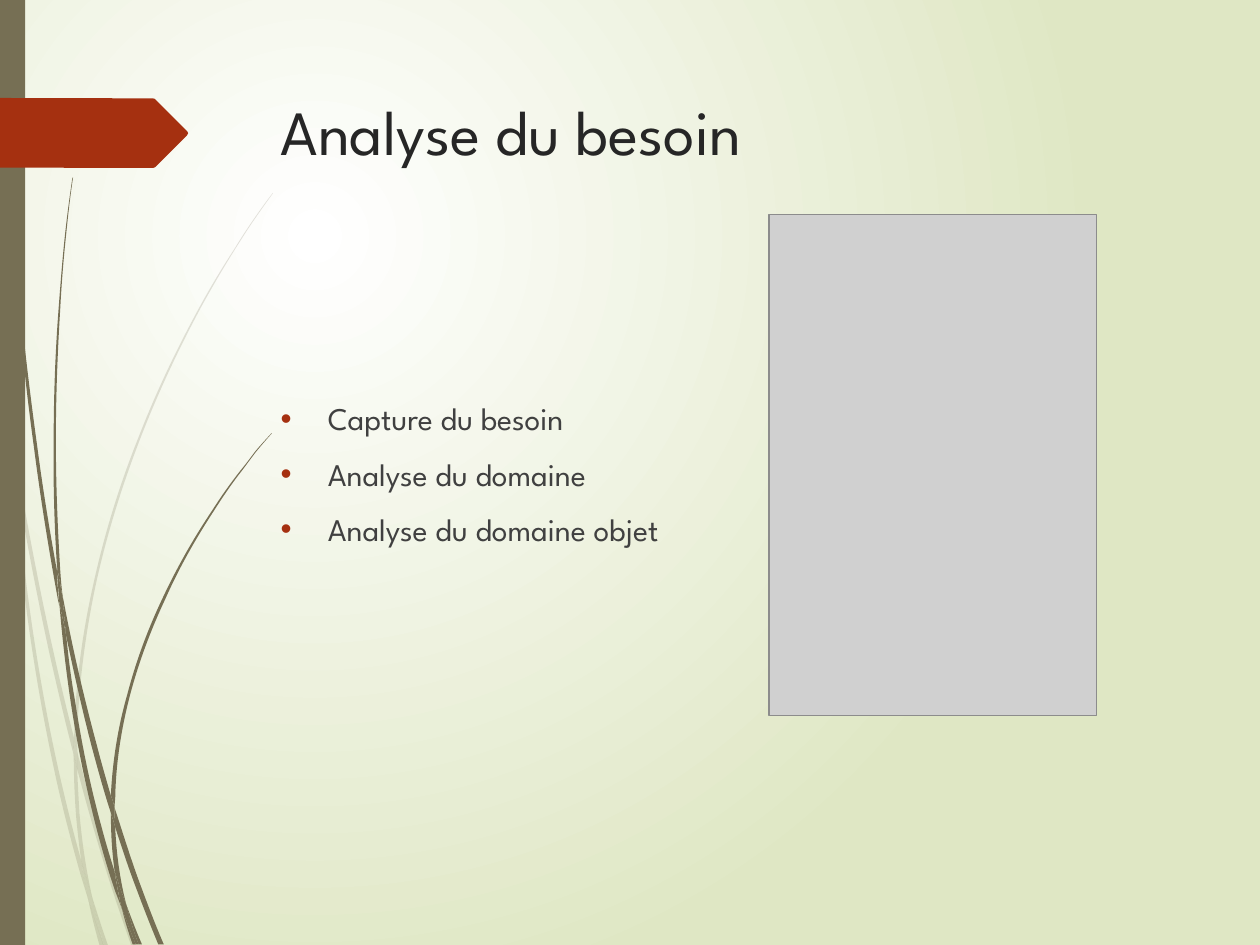
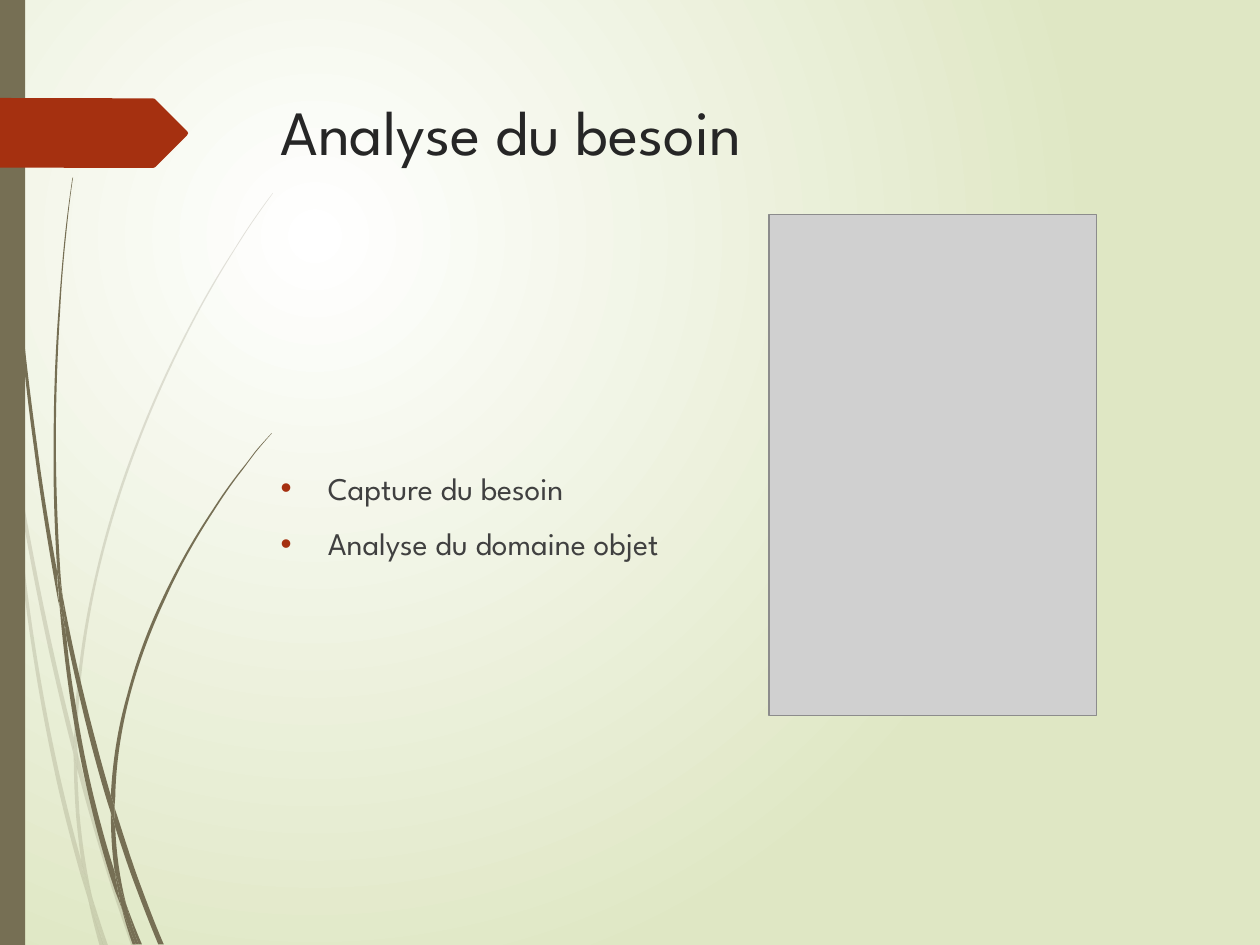
Before and after one commit to LudoRoot/WeBet_JBL, a slide deck: slide 4 of Présentation/Présentation WeBet_JBL.pptx. Drawn at 1260x945 pixels with LibreOffice and Linux fonts; fonts in the diff are those of the drawing; grey boxes stand for pictures. Boxes give left, top, right and bottom in pixels: in the first picture for what was removed or moved away, otherwise in the second. Text is boxed around its words. In the diff, an @@ line names an element or a change of style, - is before the commit and + after.

```diff
--- a/Présentation/Présentation WeBet_JBL.pptx
+++ b/Présentation/Présentation WeBet_JBL.pptx
@@ text "Capture du besoin": place and size @@
-text "Capture du besoin" at box(328, 408, 659, 548)
+text "Capture du besoin" at box(328, 478, 659, 562)
@@ text at box(328, 464, 586, 493): paragraph removed @@
-• Analyse du domaine
```
Also in this commit, not shown: 10 other slides changed, 4 slides added, 1 slide removed, 5 other files.
